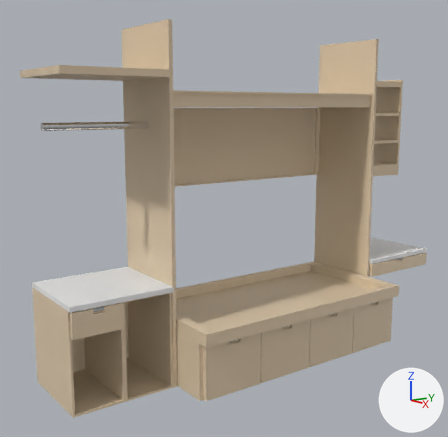
Before and after pictures for a commit that changed the Blender file models/room-wooden-furniture.blend.
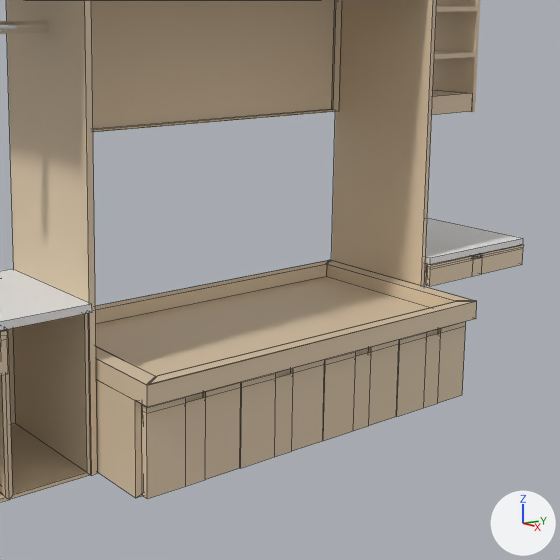
There are two pictures of each version: one whole from a 50 mm lens placed at (4.03, -4.11, 0.37), pointed at (0.15, -1.3, -0.49), one close up on the part from 27% to 100% of the width and 25% to 100% of the height. Lighting does not change. The marker at lower right points along +X, +Y and +Z. The close-ups show mesh edges as thin lines.

The first close-up shows 'Cube.001', 'Cube.002', 'Cube.003', 'Cube.004', 'Cube.007', 'Cylinder', 'Desk_Side.001', 'Desk_Side.003', 'Dresser', 'Dresser.002', 'Dresser.003', 'bed'.
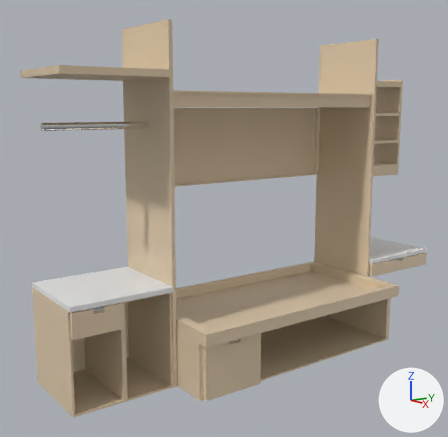
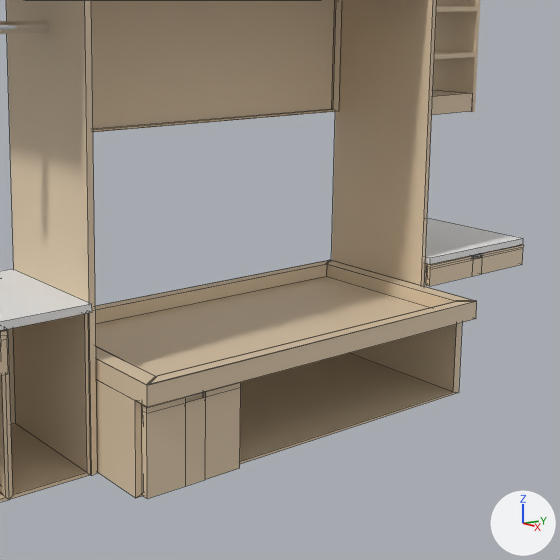
Patch to the scene script:
```diff
--- a/models/room-wooden-furniture.blend.py
+++ b/models/room-wooden-furniture.blend.py
@@ ob_dresser_002 @@
 ob_dresser_002.scale = (1.52, 1.59, 2.83)
-_m = ob_dresser_002.modifiers.new('Array', 'ARRAY')
-_m.count = 4
-_m.relative_offset_displace = (0.0, 1.01, 0.0)
```

What differs and where, as boxes (x1, y1, x2, y2) in the close-ups (560 x 560 px):
'Dresser.002', modifiers changed: before (142, 321, 466, 499); after (142, 382, 241, 499)
